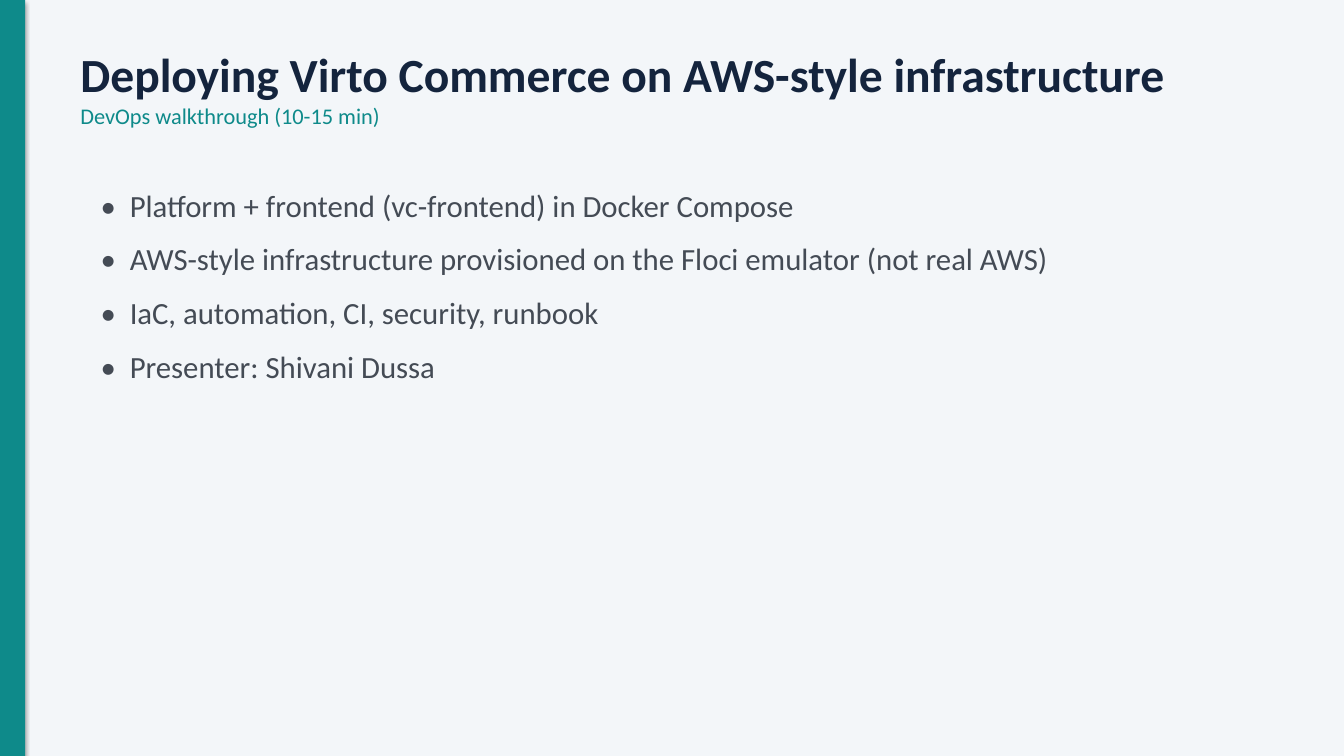
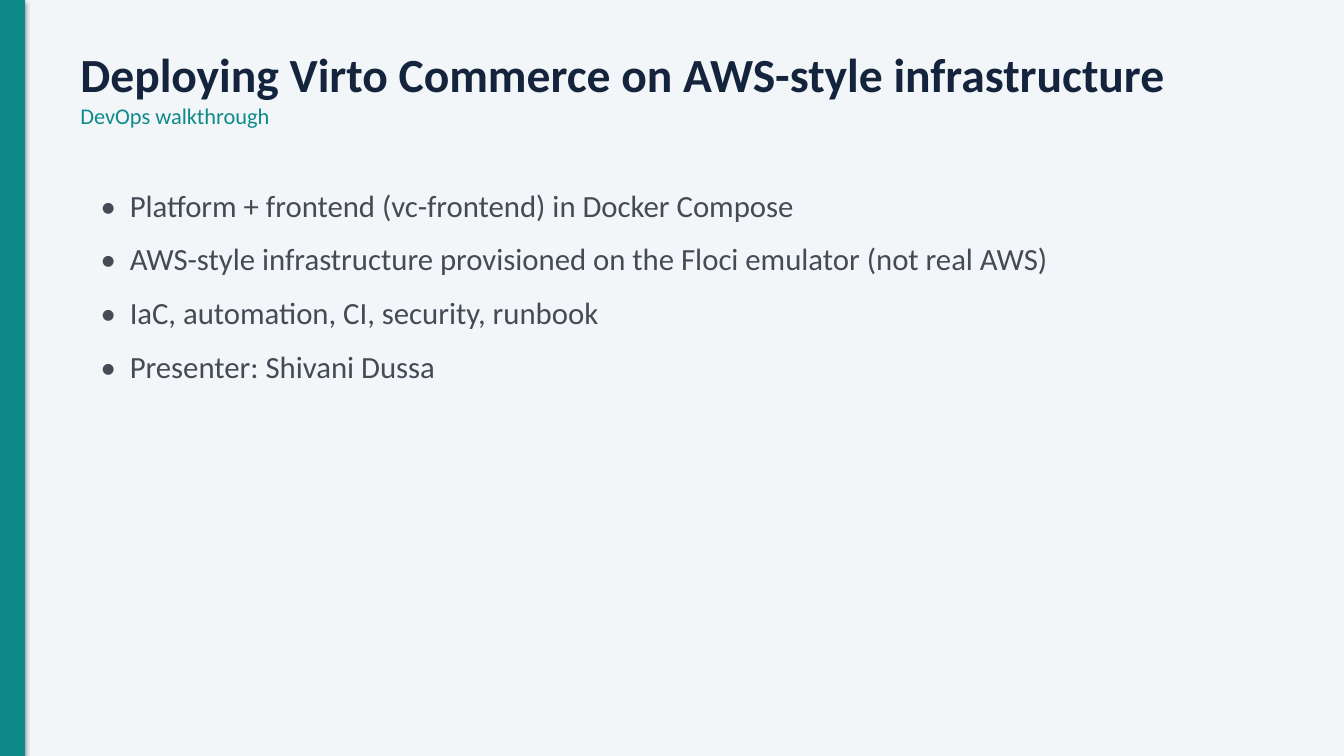
Before and after one commit to dussashivani/Project_Virto-Commerce-Platform_, a slide deck: slide 1 of docs/presentation/Virto-AWS-DevOps-presentation.pptx. Drawn at 1344x756 pixels with LibreOffice and Linux fonts; fonts in the diff are those of the drawing. Boxes give left, top, right and bottom in pixels: in the first picture for what was removed or moved away, otherwise in the second. Text is boxed around its words. In the diff, an @@ line names an element or a change of style, - is before the commit and + after.

```diff
--- a/docs/presentation/Virto-AWS-DevOps-presentation.pptx
+++ b/docs/presentation/Virto-AWS-DevOps-presentation.pptx
@@ text at (x1=80, y1=108, x2=269, y2=128): text changed @@
-DevOps walkthrough (10-15 min)
+DevOps walkthrough
```
Also in this commit, not shown: 2 slides removed.
